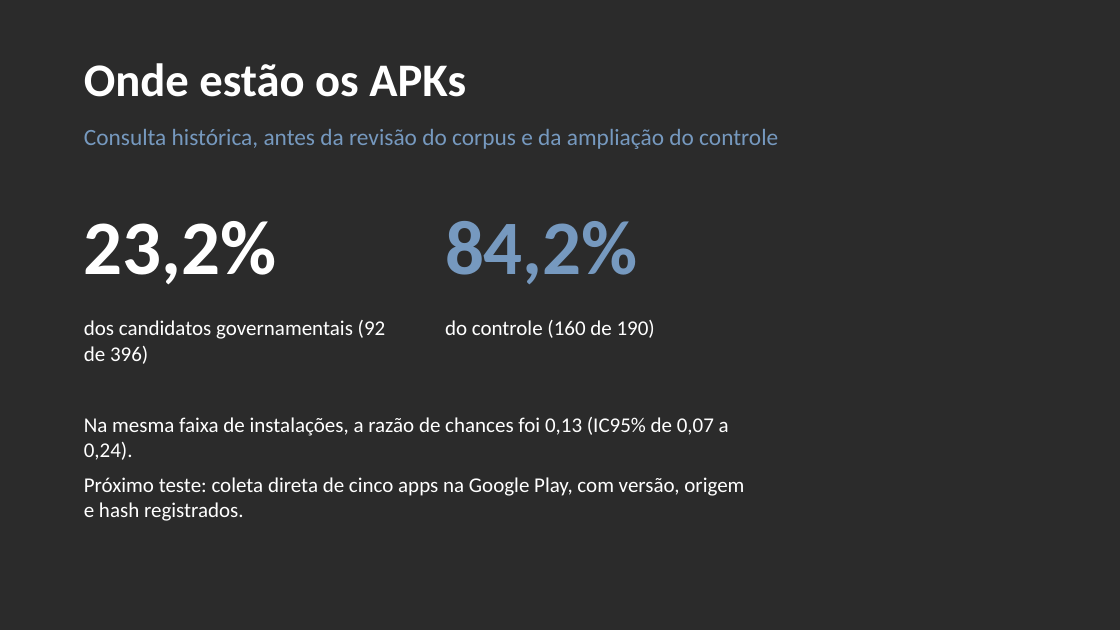
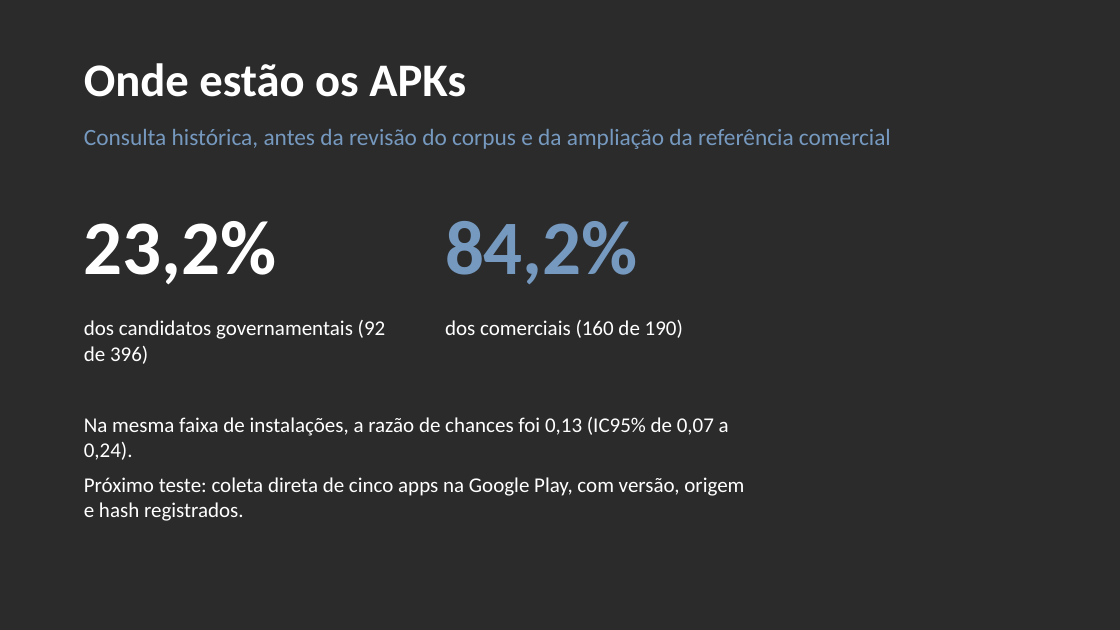
Before and after one commit to ClaudioAMF1/TCC, a slide deck: slide 11 of tcc/apresentacao/simulacao-defesa-rascunho.pptx. Drawn at 1120x630 pixels with LibreOffice and Linux fonts; fonts in the diff are those of the drawing; background and template pictures are left out; a plain dark background stands for a picture behind light text. Boxes give left, top, right and bottom in pixels: in the first picture for what was removed or moved away, otherwise in the second. Text is boxed around its words. In the diff, an @@ line names an element or a change of style, - is before the commit and + after.

```diff
--- a/tcc/apresentacao/simulacao-defesa-rascunho.pptx
+++ b/tcc/apresentacao/simulacao-defesa-rascunho.pptx
@@ text at (84, 129, 891, 149): text changed @@
-Consulta histórica, antes da revisão do corpus e da ampliação do controle
+Consulta histórica, antes da revisão do corpus e da ampliação da referência comercial
@@ text at (445, 320, 683, 338): text changed @@
-do controle (160 de 190)
+dos comerciais (160 de 190)
```
Also in this commit, not shown: 7 other slides changed, 2 other files.
